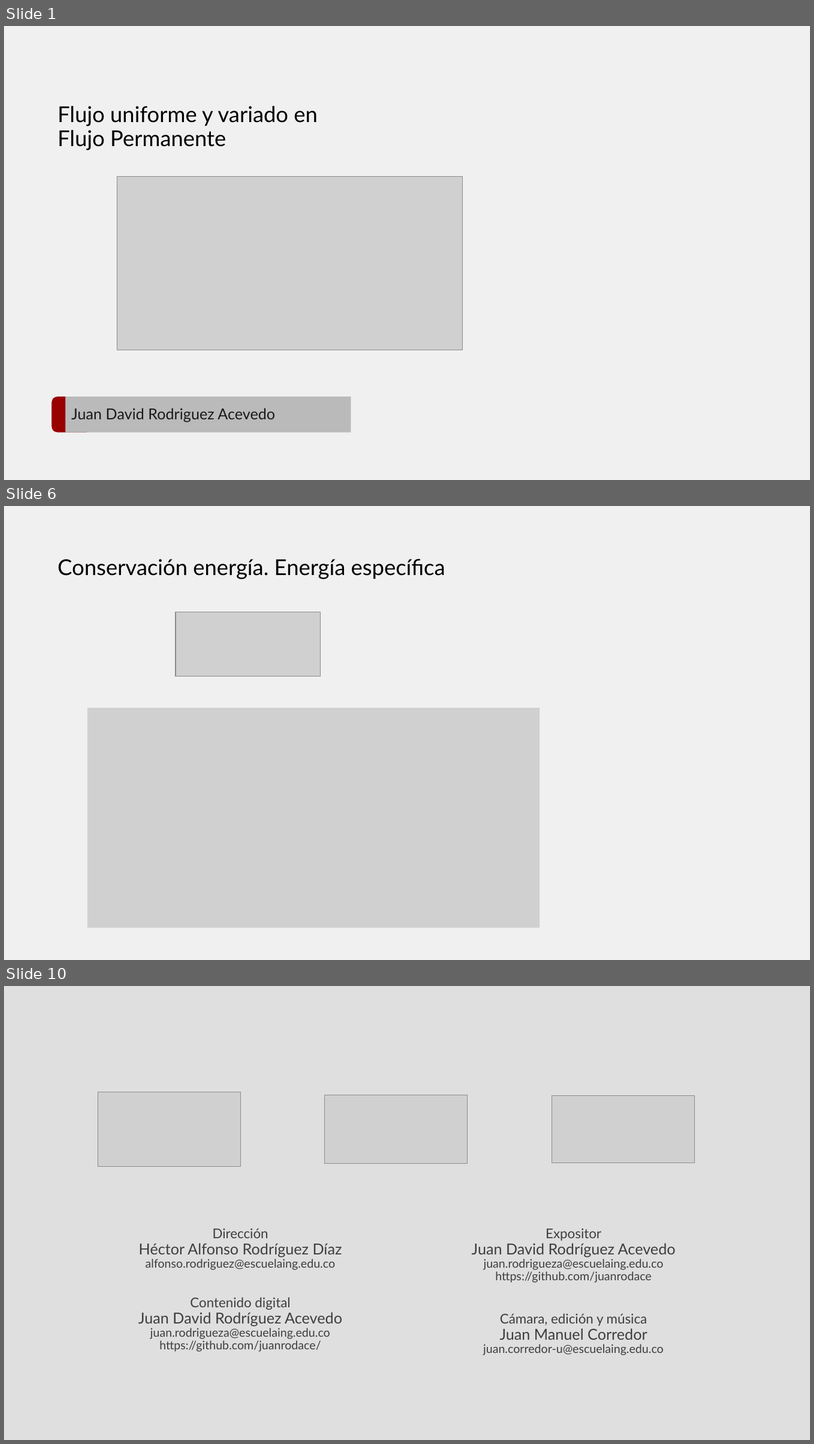
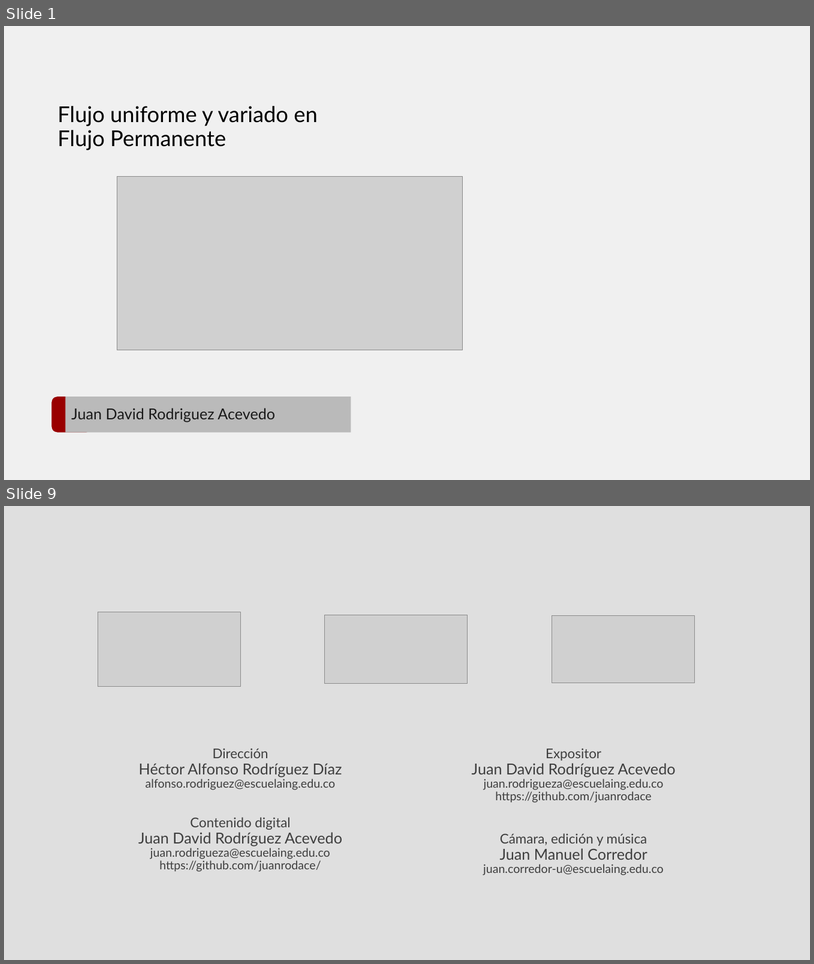
Before and after one commit to juanrodace/J.HRAS, a slide deck: Section01/VariedFlow/HRAS.S1.VF.pptx. Shown one above the other, each under a label of ours: slides 1, 6 and 10 before the commit, slides 1 and 9 after it; the slides between them are not shown. The pictures are 814x1444 and 814x964 pixels, drawn with LibreOffice and Linux fonts; fonts in the diff are those of the drawing; grey boxes stand for pictures; background and template pictures are left out. Boxes give left, top, right and bottom in pixels: in the first picture for what was removed or moved away, otherwise in the second. Text is boxed around its words. In the diff, an @@ line names an element or a change of style, - is before the commit and + after.

```diff
--- a/Section01/VariedFlow/HRAS.S1.VF.pptx
+++ b/Section01/VariedFlow/HRAS.S1.VF.pptx
@@ slide 6 removed at bbox=[4, 506, 810, 960], background #F0F0F0 @@
@@ title removed at bbox=[57, 559, 446, 579] @@
-Conservación energía. Energía específica
@@ picture removed at bbox=[176, 612, 321, 676] @@
@@ picture removed at bbox=[87, 708, 540, 928] @@
@@ what was slide 10 is now slide 9 @@
```
Also in this commit, not shown: 2 slides changed, 5 slides added, 5 other slides removed.
